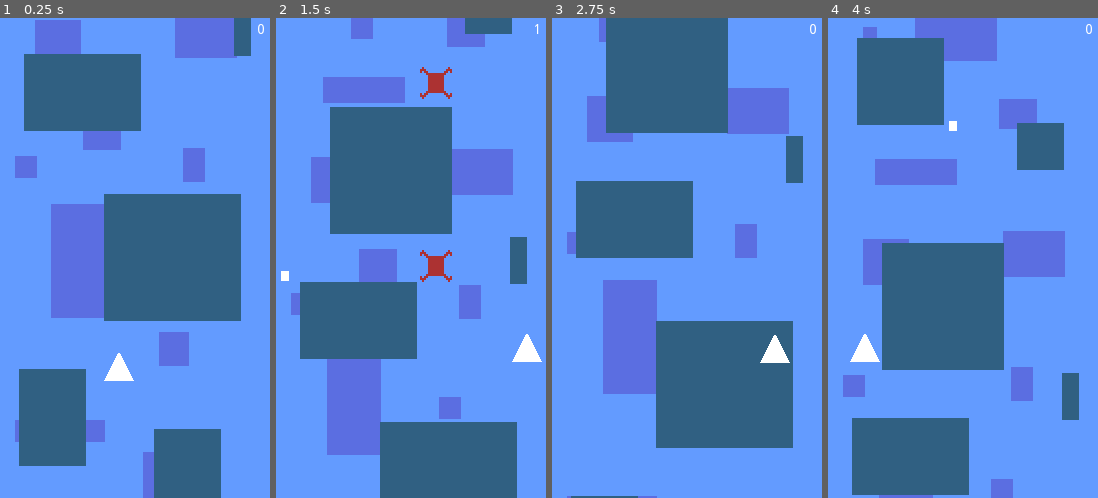
Above: before the commit, frames 1-4 (left to right).
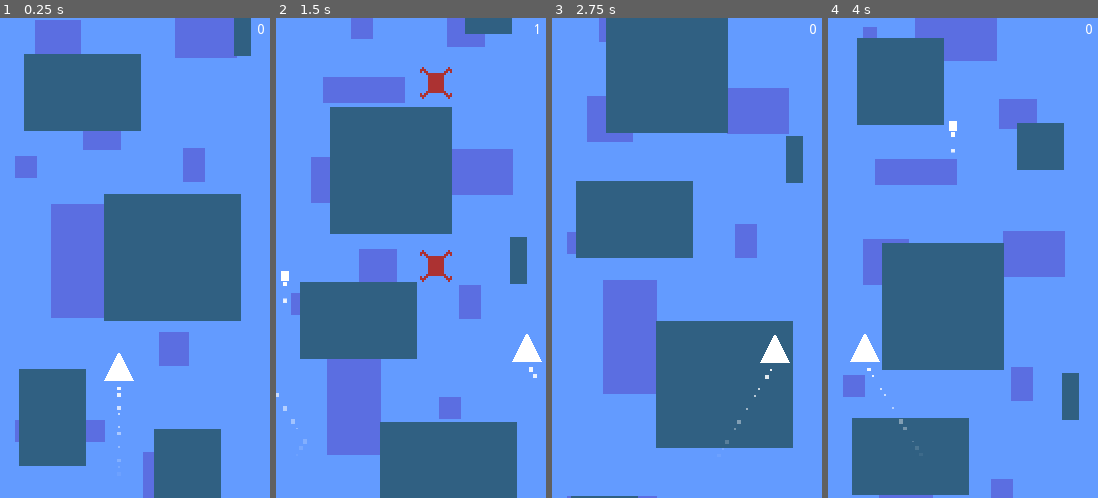
Above: after the commit, the same moments.

Repository: elektito/reverse-streak
Game: Godot game, scene res://Game.tscn
Two runs of this game, one before a commit and one after it. Both use one fixed random seed, a clock stepped at 60 frames per second and the inputs below. Sound files missing from this copy of the repository are replaced by a short silence.
Inputs:
- Up to frame 1 (0.25 s): no input
- Up to frame 2 (1.5 s): hold Right (right) 0.53-1.28 s; tap Space (shoot) at 0.6, 1.35 s; hold Left (left) from 1.28 s (still down)
- Up to frame 3 (2.75 s): release Left (left) at 2.03 s; hold Right (right) from 2.03 s (still down); tap Space (shoot) at 2.1 s
- Up to frame 4 (4 s): tap Space (shoot) at 2.85, 3.6 s; release Right (right) at 3.53 s; hold Left (left) from 3.53 s (still down)

The runs differ from the first frame. In frame 1, less than 0.1% of the frame differs, in the area x 43-45%, y 76-93%; in frame 2, 0.1%, in the area x 0-97%, y 55-89%; in frame 3, less than 0.1%; in frame 4, less than 0.1%.

Commit message:
Add particles to ship and bullet

Diff:
--- a/Bullet.tscn
+++ b/Bullet.tscn
@@ -1,7 +1,10 @@
-[gd_scene load_steps=4 format=2]
+[gd_scene load_steps=5 format=2]
 
 [ext_resource path="res://assets/bullet1.png" type="Texture" id=1]
 [ext_resource path="res://Bullet.gd" type="Script" id=2]
+
+[sub_resource type="Gradient" id=2]
+colors = PoolColorArray( 1, 1, 1, 1, 1, 1, 1, 0 )
 
 [sub_resource type="RectangleShape2D" id=1]
 extents = Vector2( 4, 5 )
@@ -14,6 +17,15 @@
 [node name="sprite" type="Sprite" parent="."]
 texture = ExtResource( 1 )
 
+[node name="particles" type="CPUParticles2D" parent="."]
+position = Vector2( 0, 8 )
+amount = 10
+lifetime = 0.03
+local_coords = false
+scale_amount = 5.0
+scale_amount_random = 1.0
+color_ramp = SubResource( 2 )
+
 [node name="shape" type="CollisionShape2D" parent="."]
 shape = SubResource( 1 )
 
--- a/Ship.tscn
+++ b/Ship.tscn
@@ -1,7 +1,10 @@
-[gd_scene load_steps=3 format=2]
+[gd_scene load_steps=4 format=2]
 
 [ext_resource path="res://assets/ship.png" type="Texture" id=1]
 [ext_resource path="res://Ship.gd" type="Script" id=2]
+
+[sub_resource type="Gradient" id=1]
+colors = PoolColorArray( 1, 1, 1, 1, 1, 1, 1, 0 )
 
 [node name="Ship" type="Area2D"]
 collision_mask = 2
@@ -13,4 +16,13 @@
 [node name="shape" type="CollisionPolygon2D" parent="."]
 polygon = PoolVector2Array( -14, 13, 0, -14, 14, 13 )
 
+[node name="particles" type="CPUParticles2D" parent="."]
+position = Vector2( 0, 15 )
+amount = 10
+lifetime = 0.25
+local_coords = false
+scale_amount = 5.0
+scale_amount_random = 1.0
+color_ramp = SubResource( 1 )
+
 [connection signal="area_entered" from="." to="." method="_on_Ship_area_entered"]
